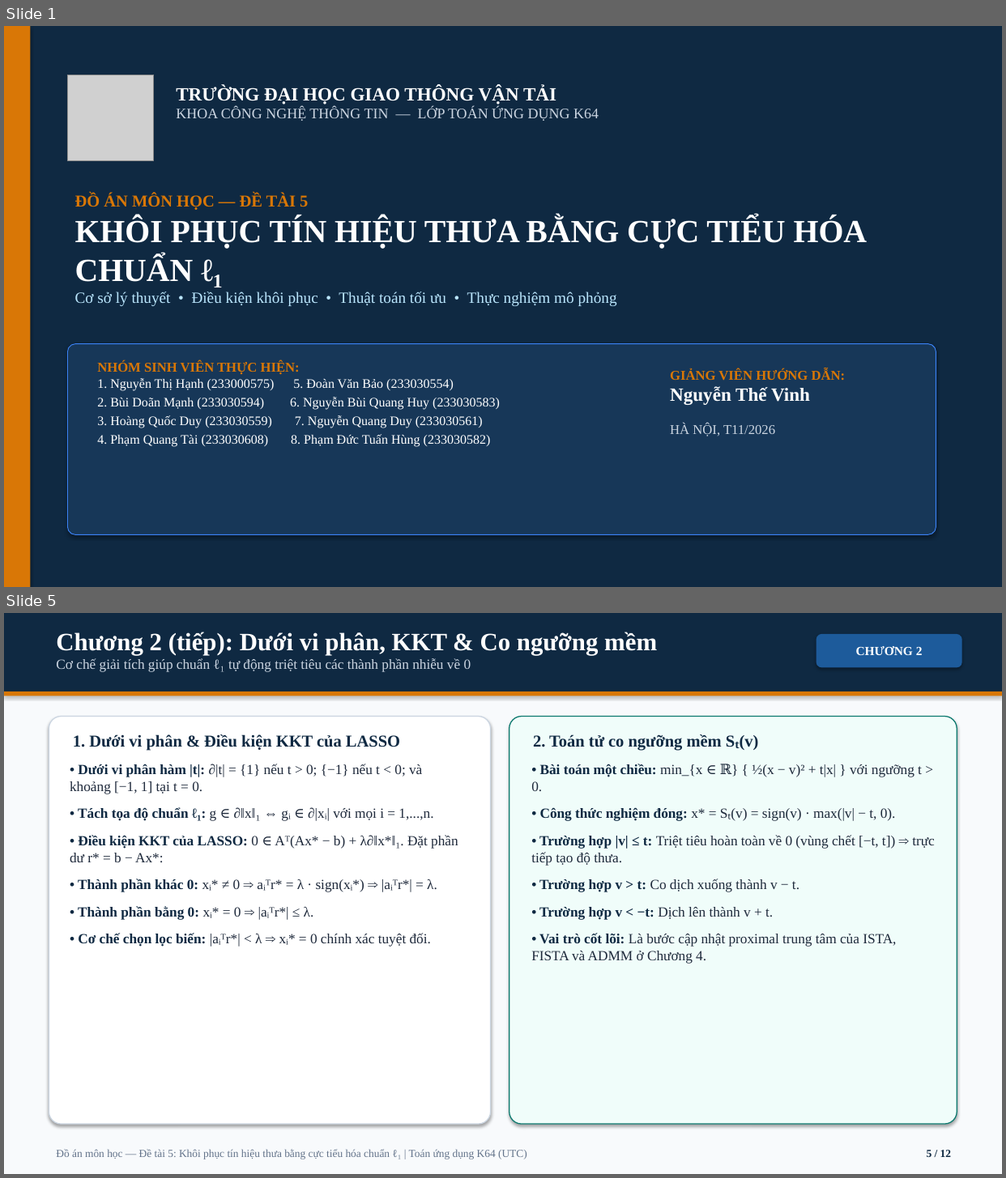
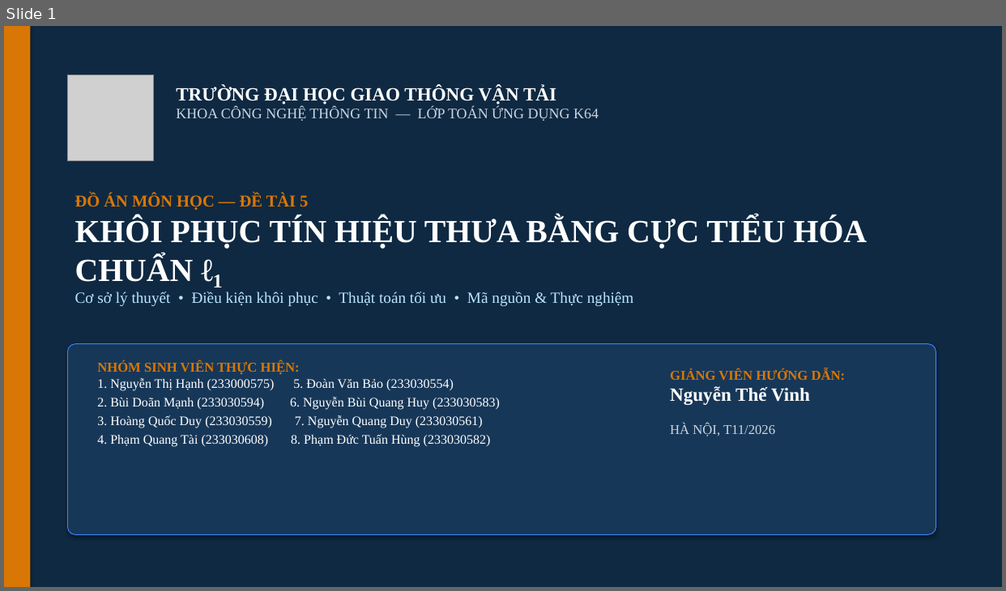
Before and after one commit to Daisme12/Do_an_mon, a slide deck: Thuyet_trinh_De_tai_5.pptx. Shown one above the other, each under a label of ours: slides 1 and 5 before the commit, slide 1 after it; the slides between them are not shown. The pictures are 1006x1178 and 1006x591 pixels, drawn with LibreOffice and Linux fonts; fonts in the diff are those of the drawing; grey boxes stand for pictures. Boxes give left, top, right and bottom in pixels: in the first picture for what was removed or moved away, otherwise in the second. Text is boxed around its words. In the diff, an @@ line names an element or a change of style, - is before the commit and + after.

Commit message:
Mở rộng slide thuyết trình lên 22 trang: đầy đủ công thức toán, code Python và toàn bộ kết quả thực nghiệm

```diff
--- a/Thuyet_trinh_De_tai_5.pptx
+++ b/Thuyet_trinh_De_tai_5.pptx
@@ slide 5 removed at box(4, 613, 1002, 1174), background #F8FAFC @@
@@ rectangle removed at box(4, 613, 1002, 692) @@
@@ text removed at box(56, 632, 657, 672) @@
-Chương 2 (tiếp): Dưới vi phân, KKT & Co ngưỡng mềm
-Cơ chế giải tích giúp chuẩn ℓ₁ tự động triệt tiêu các thành phần nhiễu về 0
@@ rounded rectangle removed at box(816, 634, 962, 667) @@
-CHƯƠNG 2
@@ rectangle removed at box(4, 692, 1002, 696) @@
@@ rounded rectangle removed at box(49, 717, 491, 1124) @@
@@ rounded rectangle removed at box(509, 717, 957, 1124) @@
@@ text removed at box(73, 735, 400, 751) @@
-1. Dưới vi phân & Điều kiện KKT của LASSO
@@ text removed at box(533, 735, 759, 751) @@
-2. Toán tử co ngưỡng mềm Sₜ(v)
@@ text removed at box(70, 764, 458, 947) @@
-• Dưới vi phân hàm |t|: ∂|t| = {1} nếu t > 0; {−1} nếu t < 0; và khoảng [−1, 1] tại t = 0.
-• Tách tọa độ chuẩn ℓ₁: g ∈ ∂‖x‖₁ ⇔ gᵢ ∈ ∂|xᵢ| với mọi i = 1,...,n.
-• Điều kiện KKT của LASSO: 0 ∈ Aᵀ(Ax* − b) + λ∂‖x*‖₁. Đặt phần dư r* = b − Ax*:
-• Thành phần khác 0: xᵢ* ≠ 0 ⇒ aᵢᵀr* = λ · sign(xᵢ*) ⇒ |aᵢᵀr*| = λ.
-• Thành phần bằng 0: xᵢ* = 0 ⇒ |aᵢᵀr*| ≤ λ.
-• Cơ chế chọn lọc biến: |aᵢᵀr*| < λ ⇒ xᵢ* = 0 chính xác tuyệt đối.
@@ text removed at box(531, 764, 935, 964) @@
-• Bài toán một chiều: min_{x ∈ ℝ} { ½(x − v)² + t|x| } với ngưỡng t > 0.
-• Công thức nghiệm đóng: x* = Sₜ(v) = sign(v) · max(|v| − t, 0).
-• Trường hợp |v| ≤ t: Triệt tiêu hoàn toàn về 0 (vùng chết [−t, t]) ⇒ trực tiếp tạo độ thưa.
-• Trường hợp v > t: Co dịch xuống thành v − t.
-• Trường hợp v < −t: Dịch lên thành v + t.
-• Vai trò cốt lõi: Là bước cập nhật proximal trung tâm của ISTA, FISTA và ADMM ở Chương 4.
@@ text removed at box(56, 1149, 527, 1160) @@
-Đồ án môn học — Đề tài 5: Khôi phục tín hiệu thưa bằng cực tiểu hóa chuẩn ℓ₁ | Toán ứng dụng K64 (UTC)
@@ text removed at box(927, 1150, 951, 1157) @@
-5 / 12
@@ slide 1 changed as well @@
@@ text at box(75, 292, 634, 306): text changed @@
-Cơ sở lý thuyết • Điều kiện khôi phục • Thuật toán tối ưu • Thực nghiệm mô phỏng
+Cơ sở lý thuyết • Điều kiện khôi phục • Thuật toán tối ưu • Mã nguồn & Thực nghiệm
```
Also in this commit, not shown: 6 other slides changed, 15 slides added, 4 other slides removed.
